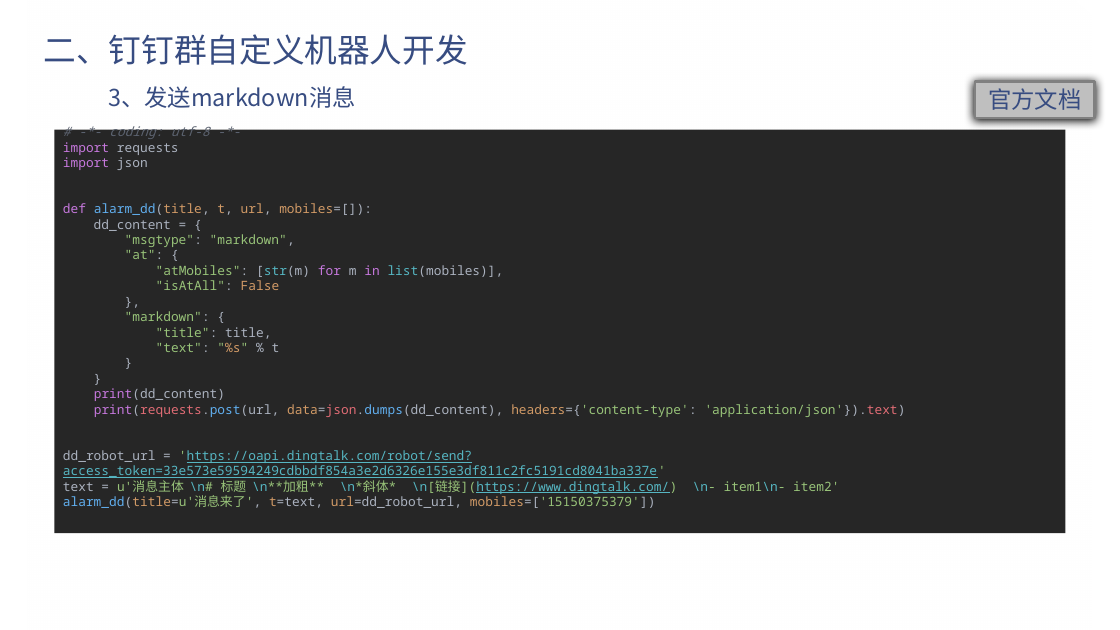
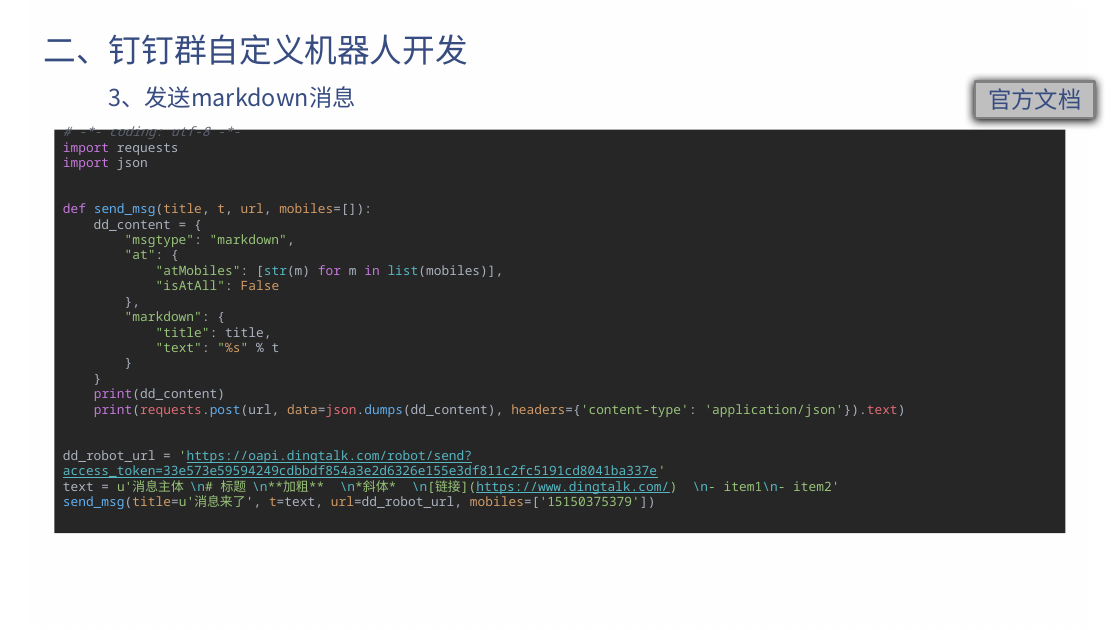
Before and after one commit to e271828182/dd_talk, a slide deck: slide 8 of 钉钉机器人.pptx. Drawn at 1120x630 pixels with LibreOffice and Linux fonts; fonts in the diff are those of the drawing; background and template pictures are left out. Boxes give left, top, right and bottom in pixels: in the first picture for what was removed or moved away, otherwise in the second. Text is boxed around its words. In the diff, an @@ line names an element or a change of style, - is before the commit and + after.

```diff
--- a/钉钉机器人.pptx
+++ b/钉钉机器人.pptx
@@ text in rectangle at (63, 203, 372, 216): text changed @@
-def alarm_dd(title, t, url, mobiles=[]):
+def send_msg(title, t, url, mobiles=[]):
@@ text in rectangle at (63, 495, 655, 509): text changed @@
-alarm_dd(title=u'消息来了', t=text, url=dd_robot_url, mobiles=['15150375379'])
+send_msg(title=u'消息来了', t=text, url=dd_robot_url, mobiles=['15150375379'])
```
Also in this commit, not shown: 4 other slides changed, 5 other files.
